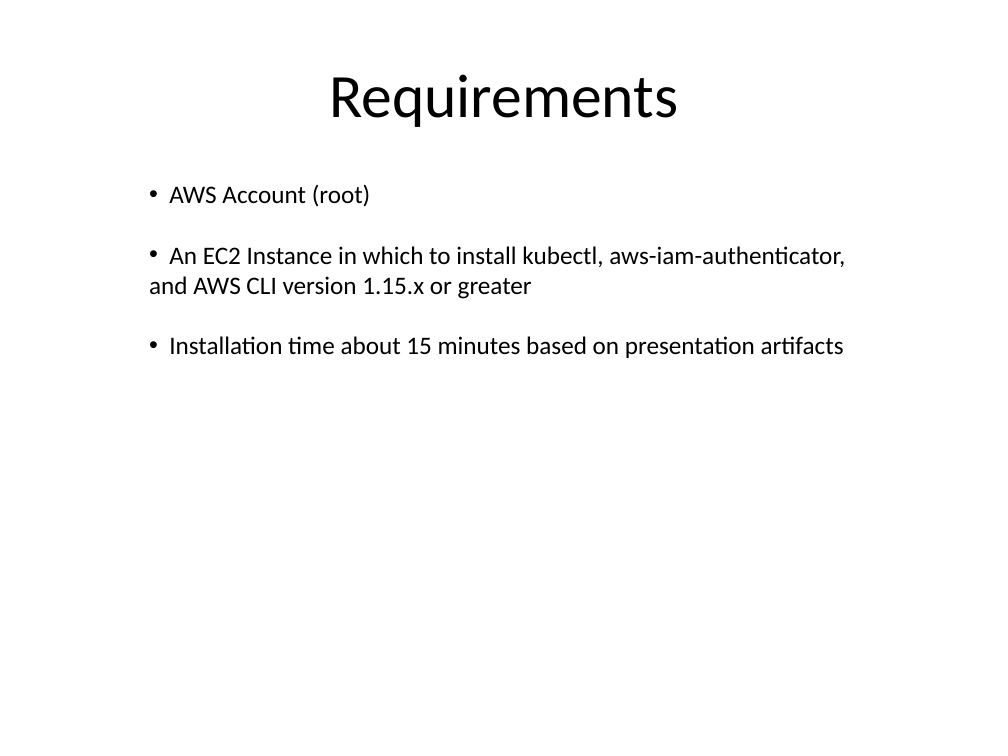
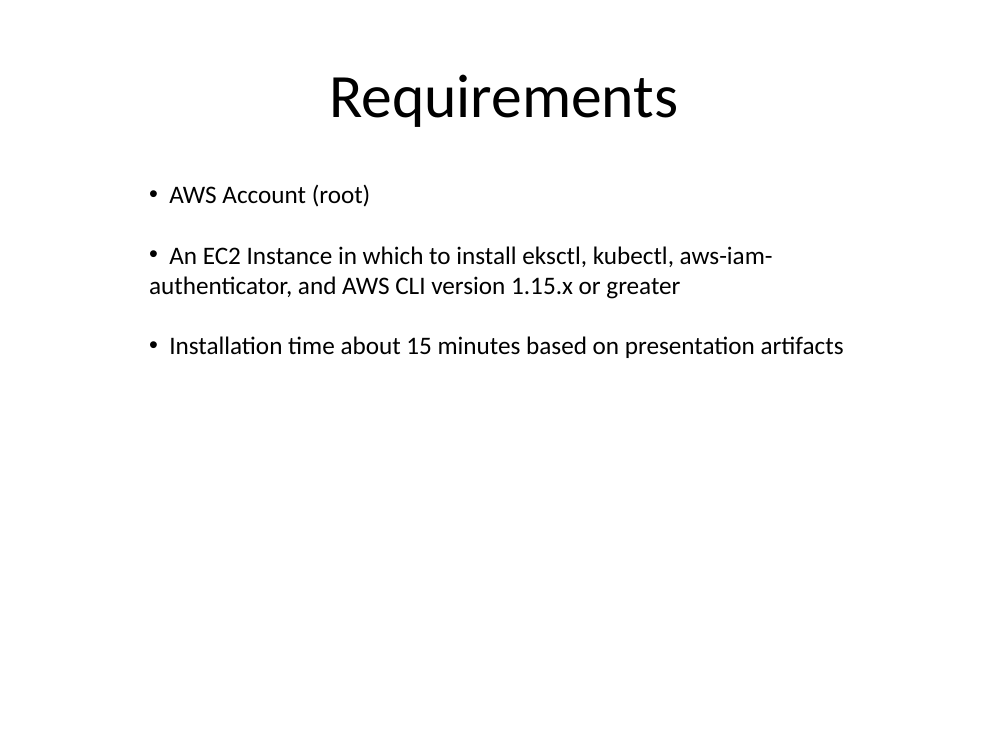
Before and after one commit to kskalvar/aws-eks-cluster-fargate-quickstart, a slide deck: slide 5 of slides/AWS-EKS-Cluster-Fargate-Quickstart.pptx. Drawn at 1008x756 pixels with LibreOffice and Linux fonts; fonts in the diff are those of the drawing; background and template pictures are left out. Boxes give left, top, right and bottom in pixels: in the first picture for what was removed or moved away, otherwise in the second. Text is boxed around its words. In the diff, an @@ line names an element or a change of style, - is before the commit and + after.

```diff
--- a/slides/AWS-EKS-Cluster-Fargate-Quickstart.pptx
+++ b/slides/AWS-EKS-Cluster-Fargate-Quickstart.pptx
@@ text at bbox=[149, 246, 773, 299]: text changed @@
-• An EC2 Instance in which to install kubectl, aws-iam-authenticator, and AWS CLI version 1.15.x or greater
+• An EC2 Instance in which to install eksctl, kubectl, aws-iam-authenticator, and AWS CLI version 1.15.x or greater
```
Also in this commit, not shown: 7 other slides changed.
